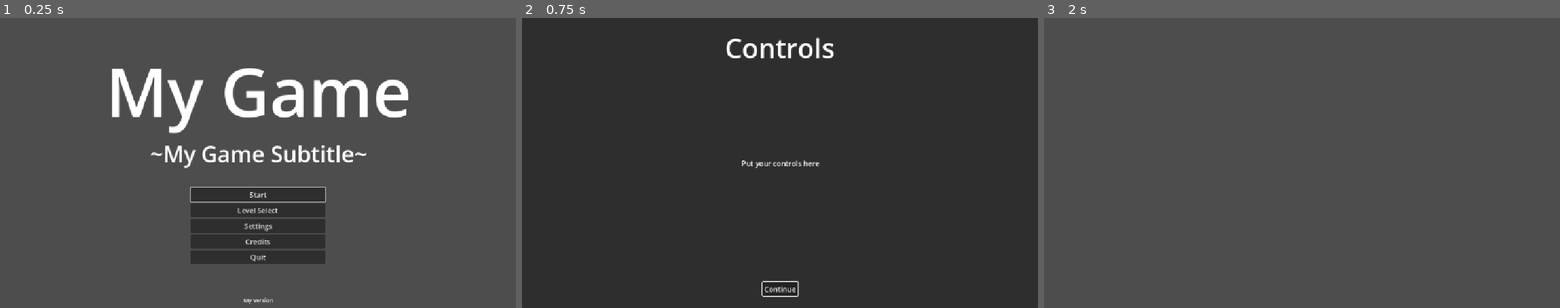
Above: before the commit, frames 1-3 (left to right).
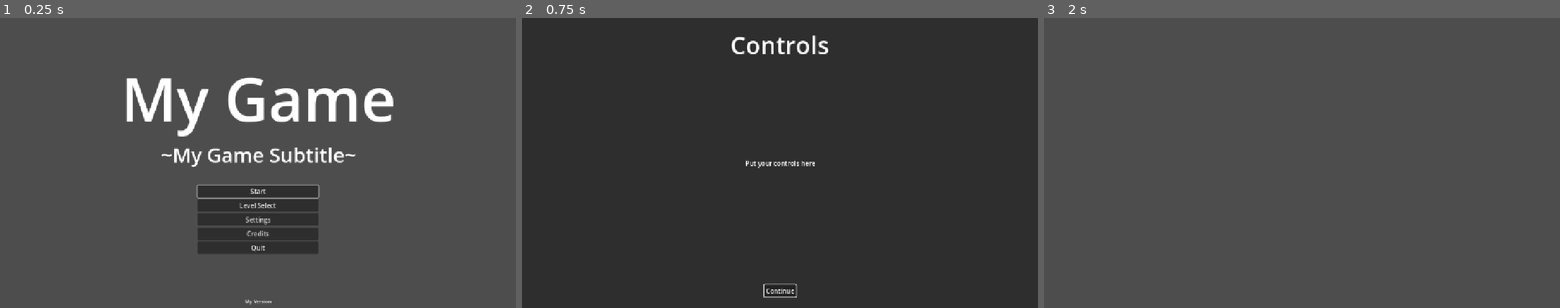
Above: after the commit, the same moments.

Repository: KIT-GameJam/FlipFlop
Game: Godot game, scene res://core/gamemanager.tscn
Same seed, same stepped clock (60 frames per second), same inputs: the game is played once before the commit and once after it.
Inputs:
- Up to frame 1 (0.25 s): no input
- Up to frame 2 (0.75 s): click "Start" at 0.5 s
- Up to frame 3 (2 s): click "Continue" at 1.25 s

The runs differ from the first frame. In frame 1, 9.5% of the frame differs, in the area x 21-80%, y 17-99%; in frame 2, 1.3%; in frame 3, nothing differs.

Commit message:
edit project settings

Diff:
--- a/project.godot
+++ b/project.godot
@@ -10,9 +10,11 @@
 
 [application]
 
-config/name="Godot Game Template"
+config/name="FlipFlop"
+config/version="v1.0.0-alpha"
 run/main_scene="res://core/gamemanager.tscn"
 config/features=PackedStringArray("4.6", "GL Compatibility")
+boot_splash/bg_color=Color(0, 0, 0, 1)
 config/icon="res://icon.svg"
 
 [audio]
@@ -28,6 +30,8 @@
 
 [display]
 
+window/size/viewport_width=1280
+window/size/viewport_height=720
 window/stretch/mode="canvas_items"
 
 [file_customization]
@@ -72,6 +76,12 @@
 ]
 }
 
+[layer_names]
+
+2d_physics/layer_2="Light"
+2d_physics/layer_3="Dark"
+2d_physics/layer_4="Player"
+
 [rendering]
 
 renderer/rendering_method="gl_compatibility"
Not shown, changed: .gitignore
